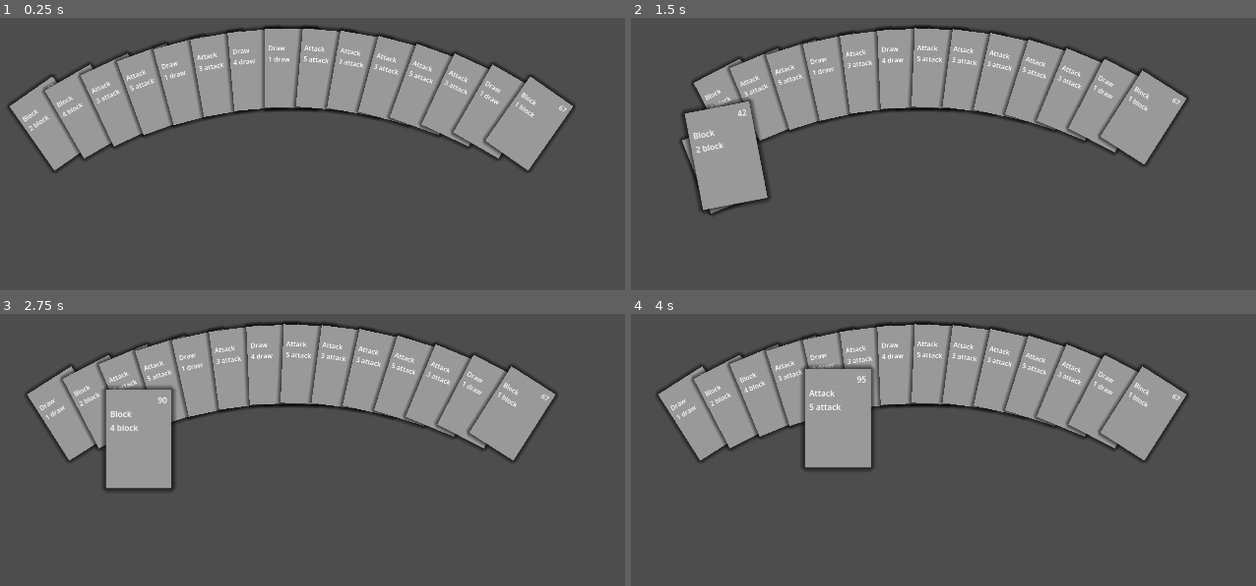
Above: before the commit, frames 1-4 (two rows, left to right).
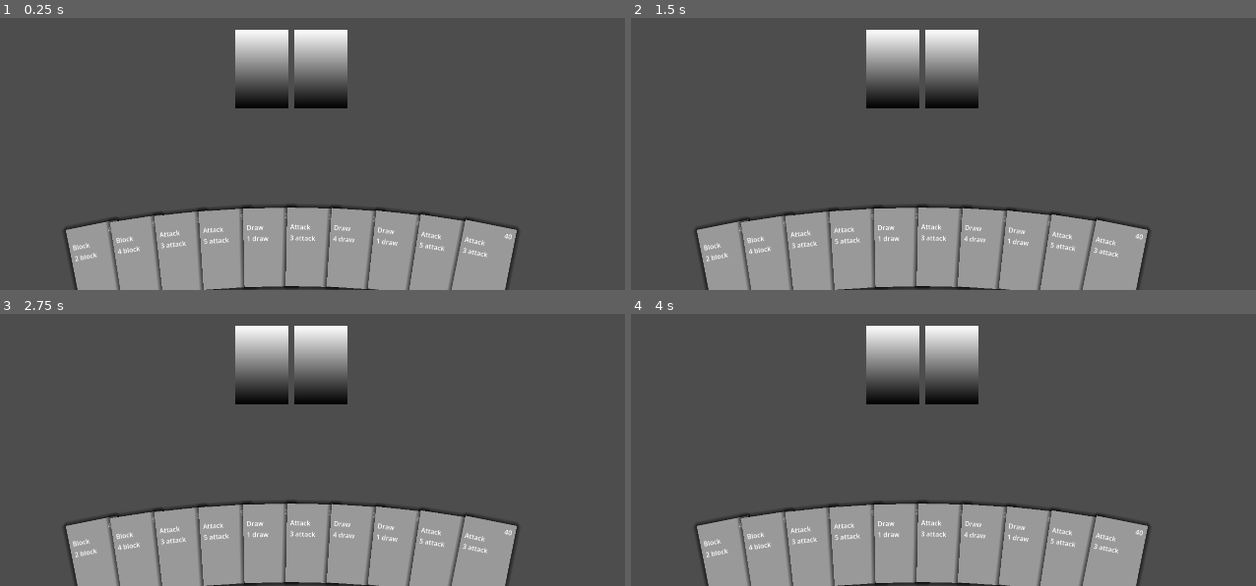
Above: after the commit, the same moments.

Repository: j-amg/Cards
Game: Godot game, scene res://card_manager.tscn
The game is run twice, just before and just after one commit, with the same random seed, the same clock (stepped at 60 frames per second) and the same inputs.
Inputs (mouse positions are in pixels of both pictures, inside the frame that each line leads up to):
- Up to frame 1 (0.25 s): no input
- Up to frame 2 (1.5 s): tap Enter at 0.5 s; click (924, 69) at 0.67 s; tap Space at 1.25 s; move the mouse to (699, 118) at 1.27 s; click (699, 118) at 1.42 s
- Up to frame 3 (2.75 s): tap Enter at 2 s; move the mouse to (106, 401) at 2.02 s; click (106, 401) at 2.17 s
- Up to frame 4 (4 s): tap Space at 2.75 s; move the mouse to (768, 390) at 2.77 s; click (768, 390) at 2.92 s; tap Enter at 3.5 s; move the mouse to (799, 382) at 3.52 s; click (799, 382) at 3.67 s

The runs differ from the first frame. In frame 1, 44% of the frame differs, in the area x 1-92%, y 2-100%; in frame 2, 44%; in frame 3, 45%, in the area x 4-90%, y 2-100%; in frame 4, 45%.

Commit message:
slots and ugly code

Diff:
--- a/card.gd
+++ b/card.gd
@@ -11,9 +11,15 @@
 @onready var initiative_label: Label = $MarginContainer/VBoxContainer/HBoxContainer/CenterContainer/initiative
 
 var card_data: Card_data
+var hovered: bool = false
 
-func _on_mouse_entered() -> void: emit_signal("card_hover", self)
-func _on_mouse_exited() -> void: emit_signal("card_exit", self)
+func _on_mouse_entered() -> void:
+	hovered = true
+	emit_signal("card_hover", self)
+
+func _on_mouse_exited() -> void:
+	hovered = false
+	emit_signal("card_exit", self)
 
 func _gui_input(event: InputEvent) -> void:
 	if event is InputEventMouseButton:
--- a/card.tscn
+++ b/card.tscn
@@ -26,6 +26,7 @@
 
 [node name="MarginContainer" type="MarginContainer" parent="." unique_id=1654737426]
 layout_mode = 2
+mouse_filter = 2
 theme_override_constants/margin_left = 8
 theme_override_constants/margin_top = 8
 theme_override_constants/margin_right = 8
@@ -33,13 +34,16 @@
 
 [node name="VBoxContainer" type="VBoxContainer" parent="MarginContainer" unique_id=2023508256]
 layout_mode = 2
+mouse_filter = 2
 
 [node name="HBoxContainer" type="HBoxContainer" parent="MarginContainer/VBoxContainer" unique_id=280726919]
 layout_mode = 2
+mouse_filter = 2
 alignment = 2
 
 [node name="CenterContainer" type="CenterContainer" parent="MarginContainer/VBoxContainer/HBoxContainer" unique_id=1560155213]
 layout_mode = 2
+mouse_filter = 2
 
 [node name="initiative" type="Label" parent="MarginContainer/VBoxContainer/HBoxContainer/CenterContainer" unique_id=1041801384]
 layout_mode = 2
--- a/card_manager.gd
+++ b/card_manager.gd
@@ -2,25 +2,73 @@
 
 @onready var player_hand_pos: Control = $player_hand
 var selected_card: Card
+var hovered_card: Card
 var card_scene = preload("res://card.tscn")
-var card_distance = 75
-var card_rotation = 5
-var hand_max_count = 15
+var card_distance = 100
+var card_rotation = 2.5
+var card_hover_scale = 1.75
+var hand_max_count = 10
 var last_selected_index = 0
 
 var player_hand: Array[Card] = []
 
+var screen_size: Vector2
+
 
 # Called when the node enters the scene tree for the first time.
 func _ready() -> void:
+	screen_size = get_window().get_viewport().get_visible_rect().size
 	for i in range(hand_max_count):
-		add_card_to_hand(generate_card())
+		create_card_in_hand(generate_card())
 
-func _process(delta: float) -> void:
+	for slot in get_tree().get_nodes_in_group("card_slot"):
+		if slot is Card_slot:
+			slot.card_slot_input.connect(on_slot_input)
+			slot.card_slot_hover.connect(on_slot_hover)
+			slot.card_slot_exit.connect(on_slot_exit)
+
+func _process(_delta: float) -> void:
 	if selected_card != null: selected_card.position = get_global_mouse_position() + Vector2(20, 20)
 
+func on_slot_hover(card_slot: Card_slot):
+	print("hovered slot")
+	pass
 
-func add_card_to_hand(card_data: Card_data) -> void:
+func on_slot_input(card_slot: Card_slot):
+	print("slot input")
+	if selected_card != null:
+		var existing_card = try_add_card_to_slot(selected_card, card_slot)
+
+		if existing_card != null:
+			select_card(existing_card)
+		else:
+			selected_card = null
+	elif card_slot.card_in_slot != null:
+		select_card(card_slot.card_in_slot)
+		card_slot.card_in_slot = null
+
+func on_slot_exit(card_slot: Card_slot):
+	pass
+
+func try_add_card_to_slot(card: Card, slot: Card_slot) -> Card:
+	var existing_card = slot.card_in_slot
+	slot.card_in_slot = card
+
+	var tween = get_tree().create_tween()
+	var pos_x = slot.global_position.x
+	var pos_y = slot.global_position.y
+	var rot = 0
+
+	tween.set_parallel(true)
+	tween.tween_property(card, "rotation", rot, 0.1)
+	tween.tween_property(card, "position", Vector2(pos_x, pos_y), 0.1)
+	tween.tween_property(card, "scale", Vector2(1,1), 0.15)
+	card.z_index = 10
+
+	return existing_card
+
+
+func create_card_in_hand(card_data: Card_data) -> void:
 	var card: Card = card_scene.instantiate()
 	add_child(card)
 	player_hand.append(card)
@@ -31,39 +79,61 @@
 	card.card_exit.connect(on_card_exit)
 
 func on_card_hover(card: Card) -> void:
-	card.scale = Vector2(1.25, 1.25)
-	card.z_index = 25
+	if selected_card != null: return
+
+	if player_hand.find(card) != -1:
+		card.scale = Vector2(card_hover_scale, card_hover_scale)
+		card.rotation = 0
+		card.z_index = 25
+		card.position.y = screen_size.y - card.size.y
+
 
 func on_card_exit(card: Card) -> void:
-	card.scale = Vector2(1, 1)
+	var index = player_hand.find(card)
+	if index != -1: set_card_in_hand_at_index(index)
+
+
 
 func on_card_input(card: Card) -> void:
-	var tween = get_tree().create_tween()
-	tween.tween_property(card, "rotation", 0, 0.1)
+	if selected_card != null: return
 	var card_index = player_hand.find(card)
 
-	if card_index != -1: player_hand.remove_at(card_index)
+	if card_index != -1:
+		player_hand.remove_at(card_index)
+		last_selected_index = card_index
 
 	if selected_card != null:
 		player_hand.insert(card_index, selected_card)
 
+	select_card(card)
+	arrange_player_hand()
+
+func select_card(card: Card):
 	selected_card = card
-	selected_card.z_index = 20
-	last_selected_index = card_index
-	arrange_player_hand()
+	card.z_index = 100
+	card.rotation = 0
+	card.scale = Vector2(card_hover_scale, card_hover_scale)
+	card.mouse_filter = Control.MOUSE_FILTER_IGNORE
+
 
 func arrange_player_hand() -> void:
 	for i in range(player_hand.size()):
-		var tween = get_tree().create_tween()
+		set_card_in_hand_at_index(i)
 
-		var card = player_hand[i]
-		var pos_x = (player_hand_pos.position.x) - card.size.x/2 + ((i - (float(player_hand.size() - 1)) / 2) * card_distance)
-		var pos_y = player_hand_pos.position.y + sin(-PI/2 +(abs(i - (float(player_hand.size() - 1)) / 2) * .25)) * 100
-		var rot = deg_to_rad((i - (float(player_hand.size() - 1)) / 2) * card_rotation)
+func set_card_in_hand_at_index(i: int):
+	var card = player_hand[i]
+	var tween = get_tree().create_tween()
+	var pos_x = (player_hand_pos.position.x) - card.size.x/2 + ((i - (float(player_hand.size() - 1)) / 2) * card_distance)
+	var pos_y = player_hand_pos.position.y + sin(-PI/2 +(abs(i - (float(player_hand.size() - 1)) / 2) * .2)) * 100
+	var rot = deg_to_rad((i - (float(player_hand.size() - 1)) / 2) * card_rotation)
 
-		tween.tween_property(card, "rotation", rot, 0.1)
-		tween.tween_property(card, "position", Vector2(pos_x, pos_y), 0.1)
-		card.z_index = i
+	tween.set_parallel(true)
+	tween.tween_property(card, "rotation", rot, 0.1)
+	tween.tween_property(card, "position", Vector2(pos_x, pos_y), 0.1)
+	tween.tween_property(card, "scale", Vector2(1,1), 0.15)
+	card.z_index = i
+	card.mouse_filter = Control.MOUSE_FILTER_STOP
+
 
 func _input(event: InputEvent) -> void:
 	if event is InputEventMouseButton:
--- a/card_manager.tscn
+++ b/card_manager.tscn
@@ -1,7 +1,7 @@
 [gd_scene format=3 uid="uid://cfwwq55vq35rs"]
 
 [ext_resource type="Script" uid="uid://cumqf7efrtk1e" path="res://card_manager.gd" id="1_pg7g4"]
-[ext_resource type="PackedScene" uid="uid://blwgspwpixv4g" path="res://card.tscn" id="2_5bagc"]
+[ext_resource type="PackedScene" uid="uid://6rdoe0qhnmvq" path="res://card_slot.tscn" id="2_5bagc"]
 
 [node name="Control" type="Control" unique_id=1287203228]
 layout_mode = 3
@@ -13,11 +13,17 @@
 script = ExtResource("1_pg7g4")
 
 [node name="player_hand" type="Control" parent="." unique_id=457937585]
-anchors_preset = 0
-offset_left = 960.0
-offset_top = 542.0
-offset_right = 960.0
-offset_bottom = 542.0
+layout_mode = 1
+anchors_preset = 7
+anchor_left = 0.5
+anchor_top = 1.0
+anchor_right = 0.5
+anchor_bottom = 1.0
+offset_top = -100.815
+offset_bottom = -100.815
+grow_horizontal = 2
+grow_vertical = 0
+mouse_filter = 2
 
 [node name="VBoxContainer" type="VBoxContainer" parent="." unique_id=1768814861]
 layout_mode = 1
@@ -34,13 +40,26 @@
 [node name="CenterContainer" type="CenterContainer" parent="VBoxContainer" unique_id=927399926]
 layout_mode = 2
 
-[node name="CenterContainer" type="CenterContainer" parent="." unique_id=762323251]
+[node name="HBoxContainer" type="HBoxContainer" parent="." unique_id=2101955741]
 layout_mode = 1
-anchors_preset = 15
-anchor_right = 1.0
-anchor_bottom = 1.0
+anchors_preset = 8
+anchor_left = 0.5
+anchor_top = 0.5
+anchor_right = 0.5
+anchor_bottom = 0.5
+offset_left = -64.0
+offset_top = -96.0
+offset_right = 64.0
+offset_bottom = 96.0
 grow_horizontal = 2
 grow_vertical = 2
+mouse_filter = 2
+theme_override_constants/separation = 16
 
-[node name="card" parent="CenterContainer" unique_id=225691580 instance=ExtResource("2_5bagc")]
+[node name="card_slot" parent="HBoxContainer" unique_id=662050796 instance=ExtResource("2_5bagc")]
 layout_mode = 2
+mouse_filter = 0
+
+[node name="card_slot2" parent="HBoxContainer" unique_id=766205071 instance=ExtResource("2_5bagc")]
+layout_mode = 2
+mouse_filter = 0
--- /dev/null
+++ b/card_slot.gd
@@ -0,0 +1,25 @@
+extends TextureRect
+
+class_name Card_slot
+
+var card_in_slot: Card
+
+signal card_slot_input(card_slot: Card_slot)
+signal card_slot_hover(card_slot: Card_slot)
+signal card_slot_exit(card_slot: Card_slot)
+
+var hovered = false
+
+func _on_mouse_entered() -> void:
+	hovered = true
+	print("hovered slot")
+	emit_signal("card_slot_hover", self)
+
+func _on_mouse_exited() -> void:
+	hovered = false
+	emit_signal("card_slot_exit", self)
+
+func _on_gui_input(event: InputEvent) -> void:
+	if event is InputEventMouseButton:
+		if event.button_index == 1 && event.pressed:
+			emit_signal("card_slot_input", self)
--- /dev/null
+++ b/card_slot.tscn
@@ -0,0 +1,23 @@
+[gd_scene format=3 uid="uid://6rdoe0qhnmvq"]
+
+[ext_resource type="Script" uid="uid://b80y70hye5q2m" path="res://card_slot.gd" id="1_qx3y6"]
+
+[sub_resource type="Gradient" id="Gradient_pg7g4"]
+
+[sub_resource type="GradientTexture2D" id="GradientTexture2D_iwtuo"]
+gradient = SubResource("Gradient_pg7g4")
+width = 128
+height = 192
+fill_from = Vector2(0, 1)
+fill_to = Vector2(0, 0)
+
+[node name="card_slot" type="TextureRect" unique_id=662050796 groups=["card_slot"]]
+offset_right = 40.0
+offset_bottom = 40.0
+scale = Vector2(1.25, 1.25)
+texture = SubResource("GradientTexture2D_iwtuo")
+script = ExtResource("1_qx3y6")
+
+[connection signal="gui_input" from="." to="." method="_on_gui_input"]
+[connection signal="mouse_entered" from="." to="." method="_on_mouse_entered"]
+[connection signal="mouse_exited" from="." to="." method="_on_mouse_exited"]
--- a/project.godot
+++ b/project.godot
@@ -26,6 +26,10 @@
 
 project/assembly_name="cards"
 
+[global_group]
+
+card_slot=""
+
 [physics]
 
 3d/physics_engine="Jolt Physics"
Not shown, added: card_slot.gd.uid
